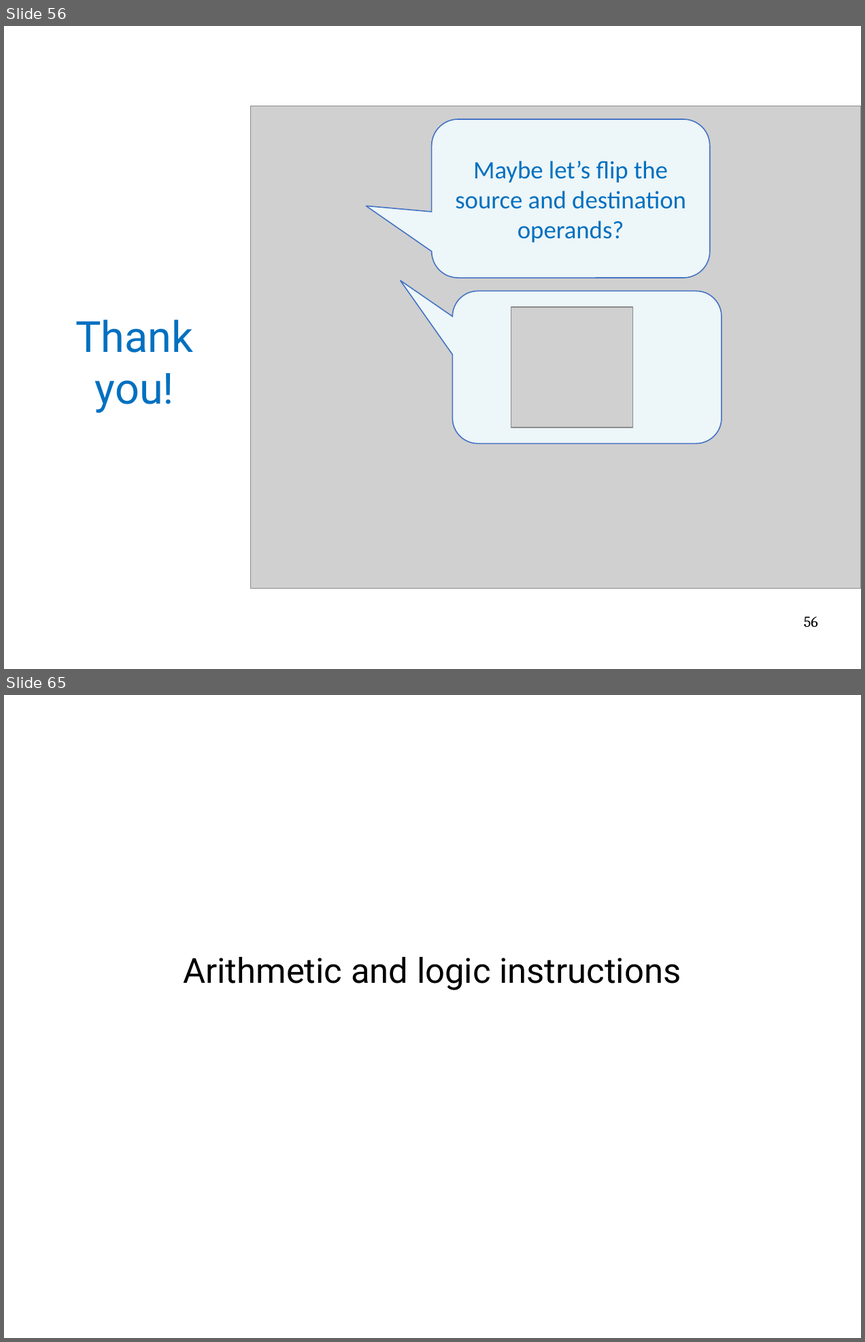
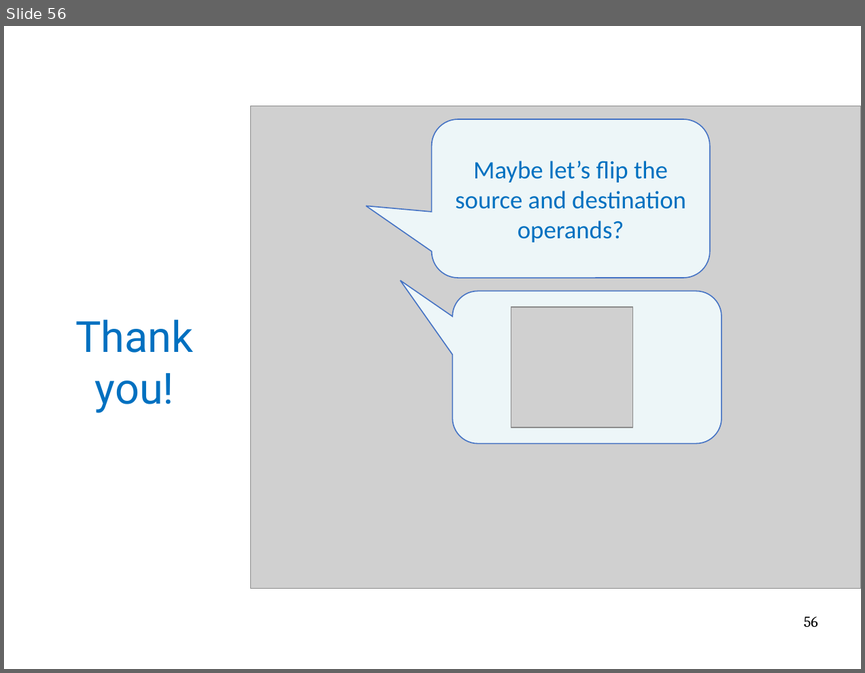
Before and after one commit to mars-research/cs5460, a slide deck: static/lectures/lecture03-x86-asm/lecture03-x86-asm.pptx. Shown one above the other, each under a label of ours: slides 56 and 65 before the commit, slide 56 after it; the slides between them are not shown. The pictures are 865x1342 and 865x673 pixels, drawn with LibreOffice and Linux fonts; fonts in the diff are those of the drawing; grey boxes stand for pictures. Boxes give left, top, right and bottom in pixels: in the first picture for what was removed or moved away, otherwise in the second. Text is boxed around its words. In the diff, an @@ line names an element or a change of style, - is before the commit and + after.

```diff
--- a/static/lectures/lecture03-x86-asm/lecture03-x86-asm.pptx
+++ b/static/lectures/lecture03-x86-asm/lecture03-x86-asm.pptx
@@ slide 65 removed at (4,695,861,1338), background #FFFFFF @@
@@ subtitle removed at (183,957,681,990) @@
-Arithmetic and logic instructions
```
Also in this commit, not shown: 49 other slides removed, 23 other files.
